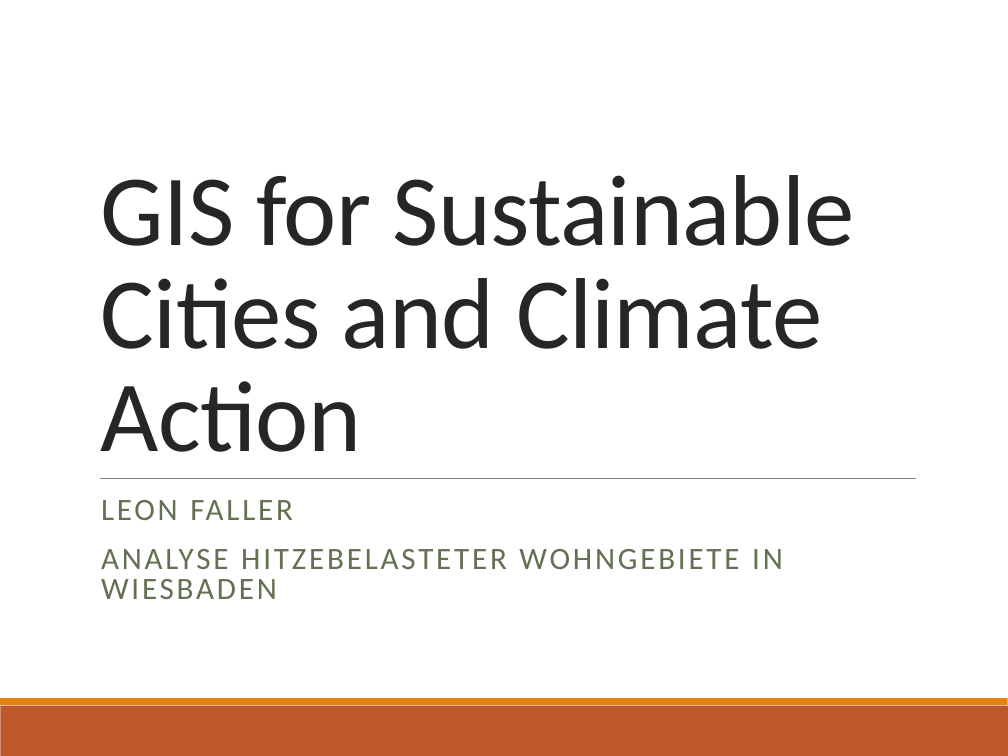
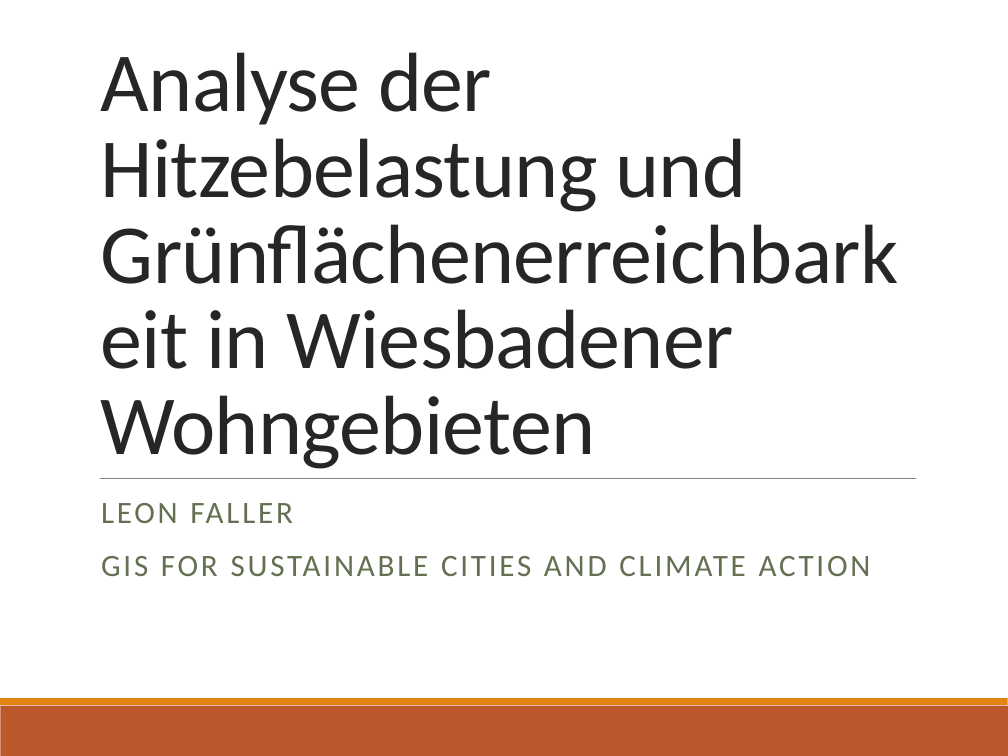
Before and after one commit to leonfallair/Climate_action, a slide deck: slide 1 of final_submission/Wiesbaden_Faller.pptx. Drawn at 1008x756 pixels with LibreOffice and Linux fonts; fonts in the diff are those of the drawing. Boxes give left, top, right and bottom in pixels: in the first picture for what was removed or moved away, otherwise in the second. Text is boxed around its words. In the diff, an @@ line names an element or a change of style, - is before the commit and + after.

```diff
--- a/final_submission/Wiesbaden_Faller.pptx
+++ b/final_submission/Wiesbaden_Faller.pptx
@@ title at (101, 52, 746, 469): text changed; size 72 to 60 pt @@
-GIS for Sustainable Cities and Climate Action
+Analyse der Hitzebelastung und Grünflächenerreichbarkeit in Wiesbadener Wohngebieten
@@ subtitle at (101, 503, 293, 523): line spacing 0.8 to 0.9 @@
@@ subtitle at (101, 556, 871, 576): text changed @@
-ANALYSE HITZEBELASTETER WOHNGEBIETE IN WIESBADEN
+GIS FOR SUSTAINABLE CITIES AND CLIMATE ACTION
```
Also in this commit, not shown: 4 other slides changed, 3 slides added, 2 slides removed.
